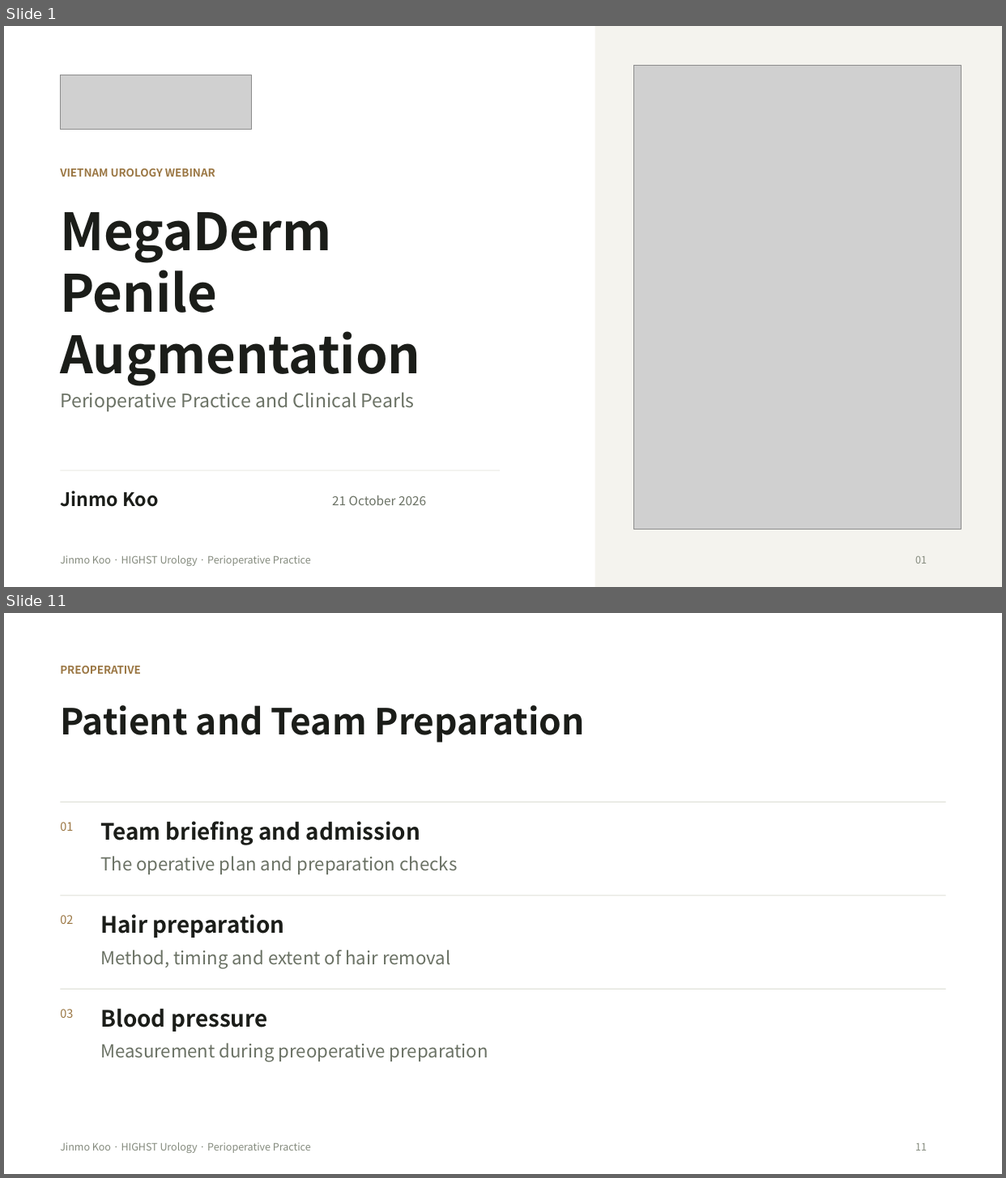
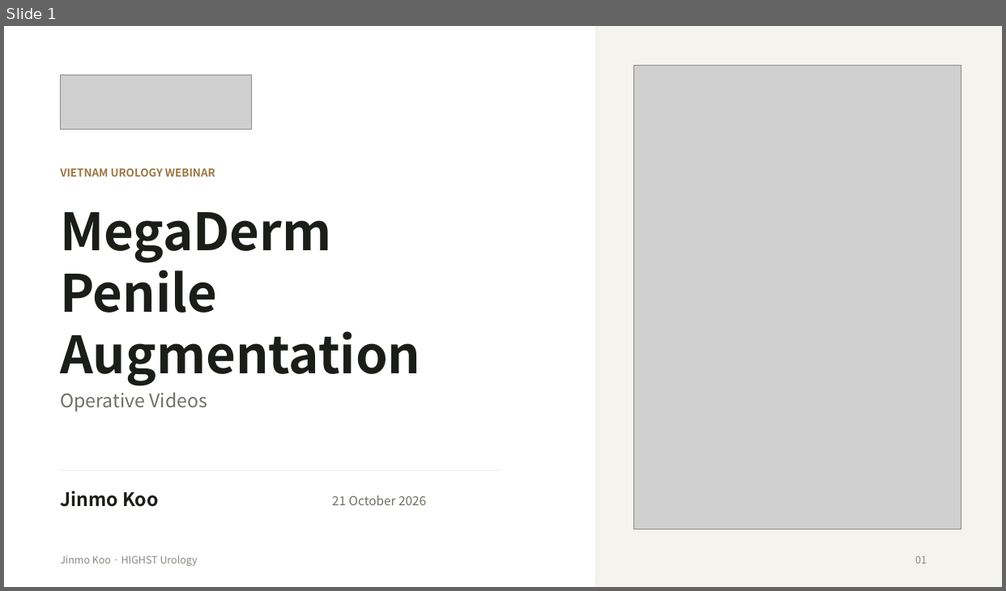
Before and after one commit to notoow/vietnam-urology-webinar, a slide deck: downloads/highst-perioperative-webinar.pptx. Shown one above the other, each under a label of ours: slides 1 and 11 before the commit, slide 1 after it; the slides between them are not shown. The pictures are 1006x1178 and 1006x591 pixels, drawn with LibreOffice and Linux fonts; fonts in the diff are those of the drawing; grey boxes stand for pictures. Boxes give left, top, right and bottom in pixels: in the first picture for what was removed or moved away, otherwise in the second. Text is boxed around its words. In the diff, an @@ line names an element or a change of style, - is before the commit and + after.

Commit message:
Simplify webinar to testing preparation and three operative videos

```diff
--- a/downloads/highst-perioperative-webinar.pptx
+++ b/downloads/highst-perioperative-webinar.pptx
@@ slide 11 removed at box(4, 613, 1002, 1174), background #FFFFFF @@
@@ text removed at box(60, 666, 141, 674) @@
-PREOPERATIVE
@@ text removed at box(60, 705, 585, 743) @@
-Patient and Team Preparation
@@ rectangle removed at box(60, 802, 946, 803) @@
@@ text removed at box(60, 822, 73, 831) @@
-01
@@ text removed at box(100, 821, 420, 845) @@
-Team briefing and admission
@@ text removed at box(100, 856, 457, 875) @@
-The operative plan and preparation checks
@@ rectangle removed at box(60, 895, 946, 896) @@
@@ text removed at box(60, 915, 73, 924) @@
-02
@@ text removed at box(100, 914, 285, 938) @@
-Hair preparation
@@ text removed at box(100, 950, 450, 969) @@
-Method, timing and extent of hair removal
@@ rectangle removed at box(60, 989, 946, 990) @@
@@ text removed at box(60, 1009, 73, 1018) @@
-03
@@ text removed at box(100, 1008, 267, 1032) @@
-Blood pressure
@@ text removed at box(100, 1043, 488, 1063) @@
-Measurement during preoperative preparation
@@ text removed at box(60, 1143, 311, 1153) @@
-Jinmo Koo · HIGHST Urology · Perioperative Practice
@@ text removed at box(915, 1144, 927, 1151) @@
-11
@@ slide 1 changed as well @@
@@ text at box(60, 392, 207, 412): text changed @@
-Perioperative Practice and Clinical Pearls
+Operative Videos
@@ text at box(60, 556, 198, 566): text changed @@
-Jinmo Koo · HIGHST Urology · Perioperative Practice
+Jinmo Koo · HIGHST Urology
```
Also in this commit, not shown: 6 slides added, 29 other slides removed, 8 other files.
